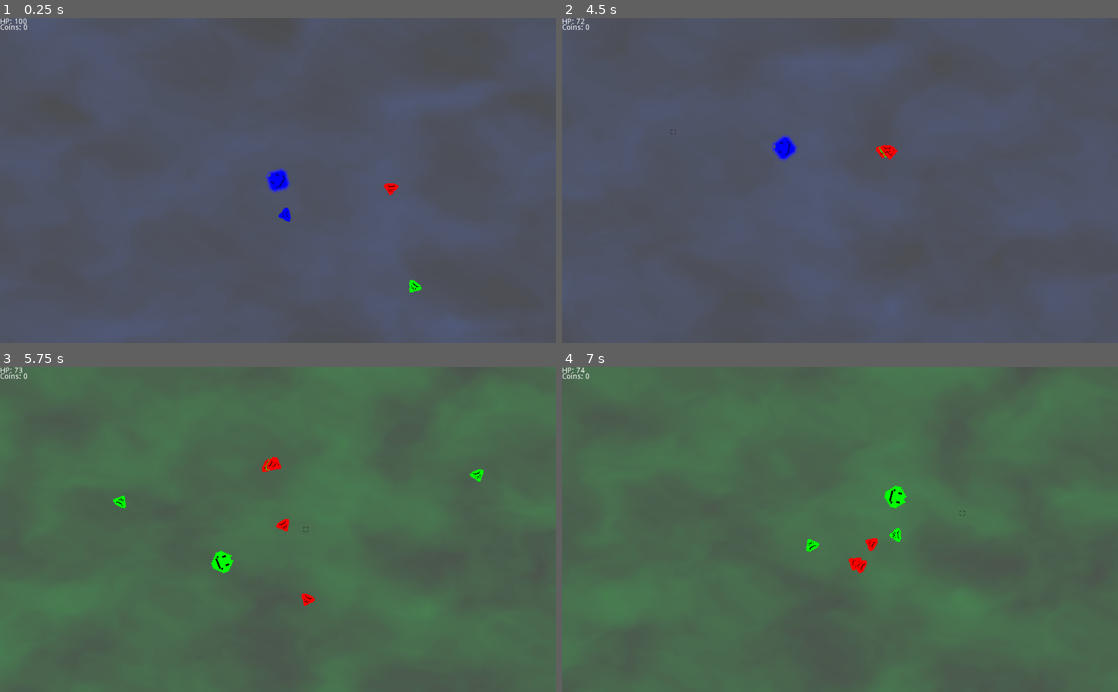
Above: before the commit, frames 1-4 (two rows, left to right).
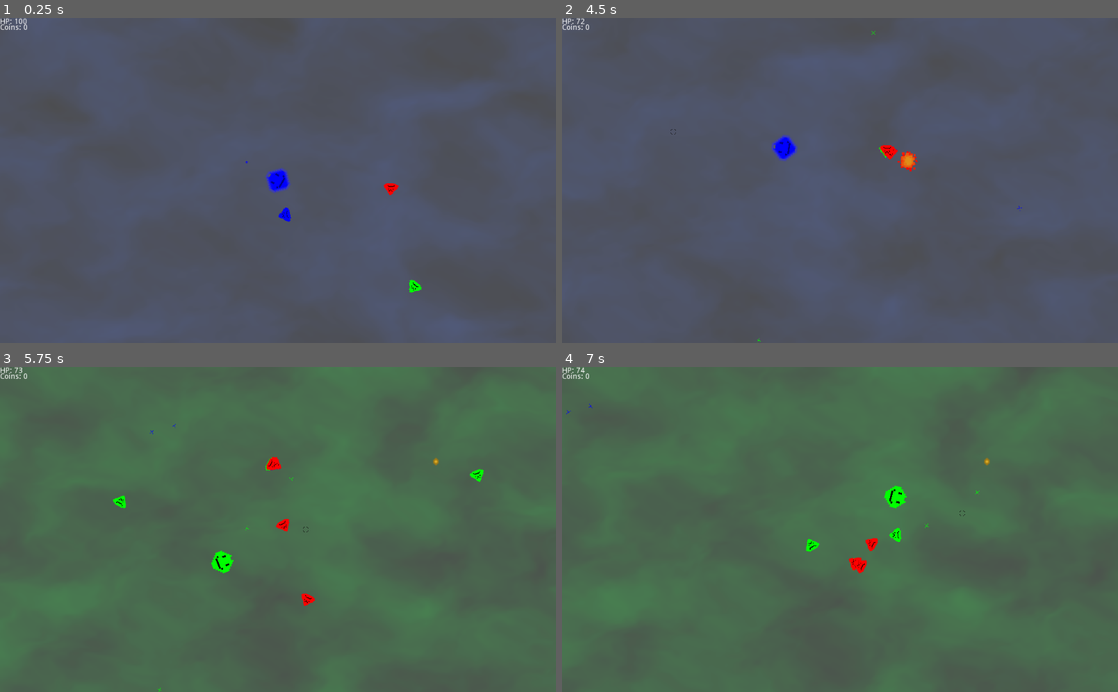
Above: after the commit, the same moments.

Repository: JuanG10/boss
Game: Godot game, scene res://proof of concept.tscn
Two runs of this game, one before a commit and one after it. Both use one fixed random seed, a clock stepped at 60 frames per second and the inputs below. The engine's default icon, where the game draws it, is replaced by a stand-in: a white triangle on a blue panel in a dark square.
Inputs (mouse positions are in pixels of both pictures, inside the frame that each line leads up to):
- Up to frame 1 (0.25 s): no input
- Up to frame 2 (4.5 s): tap Enter (ui_accept) at 0.5, 0.77, 1.52, 3.02, 3.77 s; move the mouse to (962, 164) at 0.52 s; hold D (right) 0.53-1.28 s; tap E (next_color) at 0.6, 2.1, 3.6 s; move the mouse to (728, 196) at 1.27 s; hold S (down) 1.28-2.03 s; tap Q (previous_color) at 1.35, 2.85, 4.35 s; move the mouse to (895, 109) at 2.02 s; hold D (right) 2.03-2.78 s; move the mouse to (812, 245) at 2.77 s; hold W (up) 2.78-3.53 s; move the mouse to (1006, 229) at 3.52 s; hold A (left) from 3.53 s (still down); move the mouse to (673, 131) at 4.27 s
- Up to frame 3 (5.75 s): tap Enter (ui_accept) at 4.52 s; move the mouse to (305, 529) at 5.02 s; release A (left) at 5.03 s; hold S (down) from 5.03 s (still down); tap E (next_color) at 5.1 s
- Up to frame 4 (7 s): move the mouse to (756, 448) at 5.77 s; release S (down) at 5.78 s; hold D (right) 5.78-6.53 s; tap Q (previous_color) at 5.85 s; tap Enter (ui_accept) at 6.02, 6.77 s; move the mouse to (962, 513) at 6.52 s; hold W (up) from 6.53 s (still down); tap E (next_color) at 6.6 s

The runs differ from the first frame. In frame 1, less than 0.1% of the frame differs, in the area x 44-45%, y 44-45%; in frame 2, 0.2%, in the area x 35-83%, y 3-100%; in frame 3, less than 0.1%; in frame 4, less than 0.1%.

Commit message:
agregadasExplosionesDeColoresParaLosEnemigos

Diff:
--- a/Enemies/AdvancedEnemy/AdvancedEnemy.gd
+++ b/Enemies/AdvancedEnemy/AdvancedEnemy.gd
@@ -17,6 +17,8 @@
 var collisiones = [0b1, 0b10, 0b100]
 var tipo
 
+var explosion_color:Color
+
 func _ready():
 	timer.set_one_shot(true)
 	timer.set_wait_time(.4)
@@ -26,6 +28,7 @@
 func initialize(t, n):
 	player = t
 	$Sprite.modulate = colores[n]
+	explosion_color = colores[n]
 	collision_layer = collisiones[n]
 	collision_mask  = collisiones[n]
 	tipo = n
@@ -62,8 +65,16 @@
 
 
 func _on_death():
+	_create_explosion()
 	get_parent().points += 30
 	for i in range(5):
 		var c = GlobalVariables.coin.instance()
 		c.initialize(position + Vector2(i,0))
 		get_parent().call_deferred("add_child", c)
+
+func _create_explosion():
+	var explosion = GlobalVariables.EXPLOSION.instance()
+	explosion.position = position
+	explosion.get_child(0).process_material.color_ramp.gradient.colors[1] = explosion_color
+	explosion.get_child(0).emitting = true
+	get_parent().call_deferred("add_child", explosion)
--- a/Enemies/BasicEnemy/BasicEnemy.gd
+++ b/Enemies/BasicEnemy/BasicEnemy.gd
@@ -17,6 +17,8 @@
 var collisiones = [0b1, 0b10, 0b100]
 var tipo
 
+var explosion_color:Color
+
 func _ready():
 	timer.set_one_shot(true)
 	timer.set_wait_time(.8)
@@ -26,6 +28,7 @@
 func initialize(t, n):
 	player = t
 	$Sprite.modulate = colores[n]
+	explosion_color = colores[n]
 	collision_layer = collisiones[n]
 	collision_mask  = collisiones[n]
 	tipo = n
@@ -59,8 +62,16 @@
 	timer.start()
 
 func _on_death():
+	_create_explosion()
 	get_parent().points += 20
 	for i in range(3):
 		var c = GlobalVariables.coin.instance()
 		c.initialize(position + Vector2(i,0))
 		get_parent().call_deferred("add_child", c)
+
+func _create_explosion():
+	var explosion = GlobalVariables.EXPLOSION.instance()
+	explosion.position = position
+	explosion.get_child(0).process_material.color_ramp.gradient.colors[1] = explosion_color
+	explosion.get_child(0).emitting = true
+	get_parent().call_deferred("add_child", explosion)
--- a/Enemies/Bullet.gd
+++ b/Enemies/Bullet.gd
@@ -30,6 +30,5 @@
 	get_parent().call_deferred("remove_child", self)
 	queue_free()
 
-
 func _on_Timer_timeout():
 	remove()
--- /dev/null
+++ b/Enemies/Explosion.gd
@@ -0,0 +1,6 @@
+extends Node2D
+
+onready var particles = get_child(0)
+
+func _on_Timer_timeout():
+	queue_free()
--- /dev/null
+++ b/Enemies/Explosion.tscn
@@ -0,0 +1,65 @@
+[gd_scene load_steps=10 format=2]
+
+[ext_resource path="res://Enemies/Explosion.gd" type="Script" id=1]
+
+[sub_resource type="CanvasItemMaterial" id=1]
+
+[sub_resource type="Gradient" id=2]
+offsets = PoolRealArray( 0, 0.675497 )
+colors = PoolColorArray( 0.855469, 0.654446, 0.1203, 1, 0.898438, 0.0210571, 0.0210571, 1 )
+
+[sub_resource type="GradientTexture" id=3]
+gradient = SubResource( 2 )
+
+[sub_resource type="Curve" id=4]
+min_value = -400.0
+max_value = 400.0
+_data = [ Vector2( 0, 350.227 ), 0.0, 12338.2, 0, 0, Vector2( 0.143678, -67.2727 ), -1102.17, -1102.17, 0, 0, Vector2( 1, -53.4091 ), 348.22, 0.0, 0, 0 ]
+
+[sub_resource type="CurveTexture" id=5]
+curve = SubResource( 4 )
+
+[sub_resource type="Curve" id=6]
+max_value = 2.5
+_data = [ Vector2( 0, 2.5 ), 0.0, 0.0, 0, 0, Vector2( 1, 0.659091 ), 0.0, 0.0, 0, 0 ]
+
+[sub_resource type="CurveTexture" id=7]
+curve = SubResource( 6 )
+
+[sub_resource type="ParticlesMaterial" id=8]
+emission_shape = 1
+emission_sphere_radius = 2.0
+flag_disable_z = true
+spread = 180.0
+gravity = Vector3( 0, 0, 0 )
+initial_velocity = 100.0
+initial_velocity_random = 0.5
+orbit_velocity = 0.0
+orbit_velocity_random = 0.0
+linear_accel = 100.0
+linear_accel_random = 0.2
+linear_accel_curve = SubResource( 5 )
+scale = 2.0
+scale_random = 1.0
+scale_curve = SubResource( 7 )
+color_ramp = SubResource( 3 )
+
+[node name="Explosion" type="Node2D"]
+script = ExtResource( 1 )
+
+[node name="ExplosionParticles" type="Particles2D" parent="."]
+material = SubResource( 1 )
+scale = Vector2( 0.5, 0.5 )
+z_index = 2
+emitting = false
+amount = 100
+lifetime = 0.3
+one_shot = true
+speed_scale = 0.9
+explosiveness = 0.4
+local_coords = false
+process_material = SubResource( 8 )
+
+[node name="ParticlesDeathTimer" type="Timer" parent="."]
+autostart = true
+[connection signal="timeout" from="ParticlesDeathTimer" to="." method="_on_Timer_timeout"]
--- a/Enemies/MeleeEnemy/MeleeEnemy.gd
+++ b/Enemies/MeleeEnemy/MeleeEnemy.gd
@@ -11,10 +11,13 @@
 var colores = [Color(0, 0, 1),Color(0,1,0),Color(1,0,0)]
 var collisiones = [0b1, 0b10, 0b100]
 
+var explosion_color:Color
+
 #acá habría que agregar el color y las colisiones
 func initialize(t, n):
 	player = t
 	$Sprite.modulate = colores[n]
+	explosion_color = colores[n]
 	collision_layer = collisiones[n]
 	collision_mask  = collisiones[n]
 
@@ -48,7 +51,16 @@
 
 
 func _on_death():
+	_create_explosion()
+
 	get_parent().points += 10
 	var c = GlobalVariables.coin.instance()
 	c.initialize(position)
 	get_parent().call_deferred("add_child", c)
+
+func _create_explosion():
+	var explosion = GlobalVariables.EXPLOSION.instance()
+	explosion.position = position
+	explosion.get_child(0).process_material.color_ramp.gradient.colors[1] = explosion_color
+	explosion.get_child(0).emitting = true
+	get_parent().call_deferred("add_child", explosion)
--- a/Player/Player.gd
+++ b/Player/Player.gd
@@ -73,8 +73,8 @@
 	if(states[n].heal and healT.is_stopped()):
 		healT.start()
 		heal(1)
-	#if(shootT.is_stopped()):
-	#	shoot()
+	if(shootT.is_stopped()):
+		shoot()
 	if Input.is_action_pressed('right'):
 		position.x += speed
 	if Input.is_action_pressed('left'):
--- a/global_variables.gd
+++ b/global_variables.gd
@@ -1,6 +1,7 @@
 extends Node
 
 var coin = preload("res://Coin.tscn")
+const EXPLOSION = preload("res://Enemies/Explosion.tscn")
 
 var points = 110
 
Binary file added: Fondos/Fog/VCR_OSD_MONO_1.001.ttf
Binary file added: Fonts/VCR_OSD_MONO_1.001.ttf
